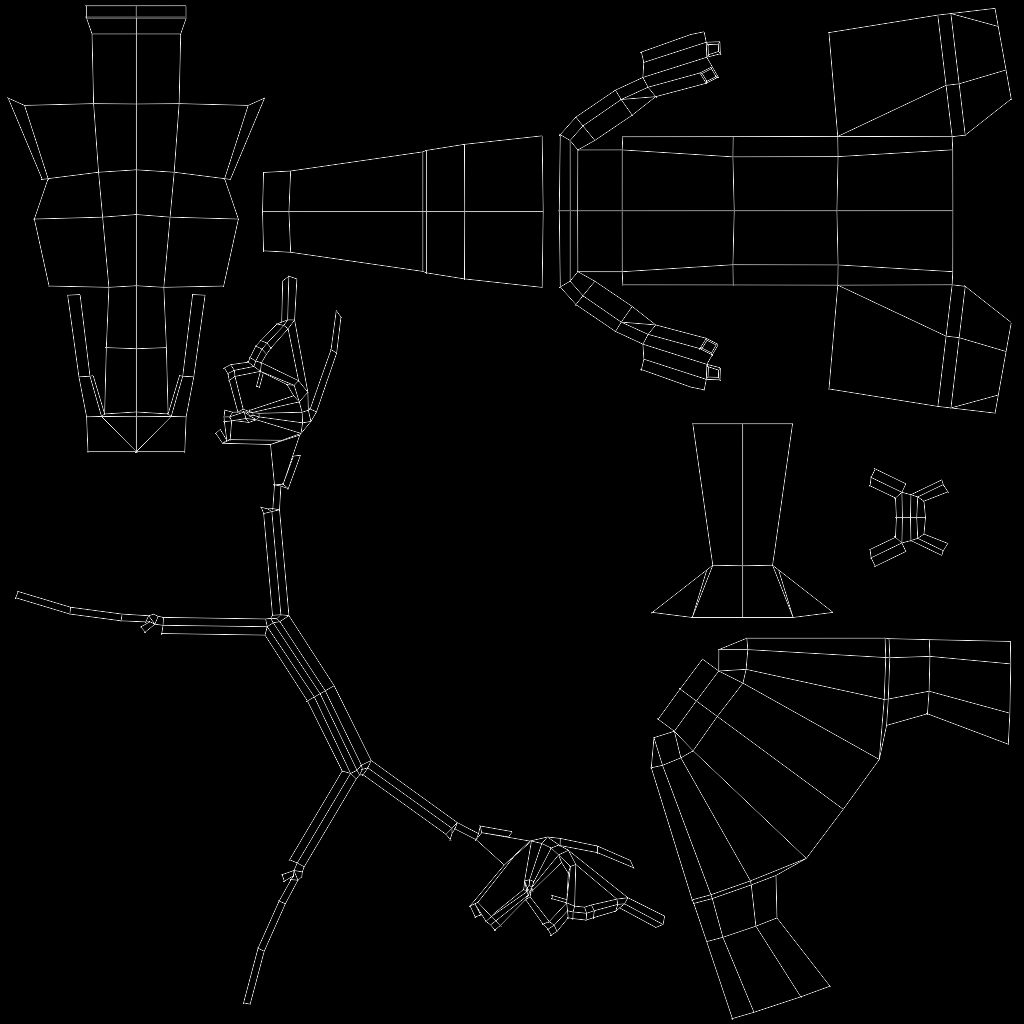
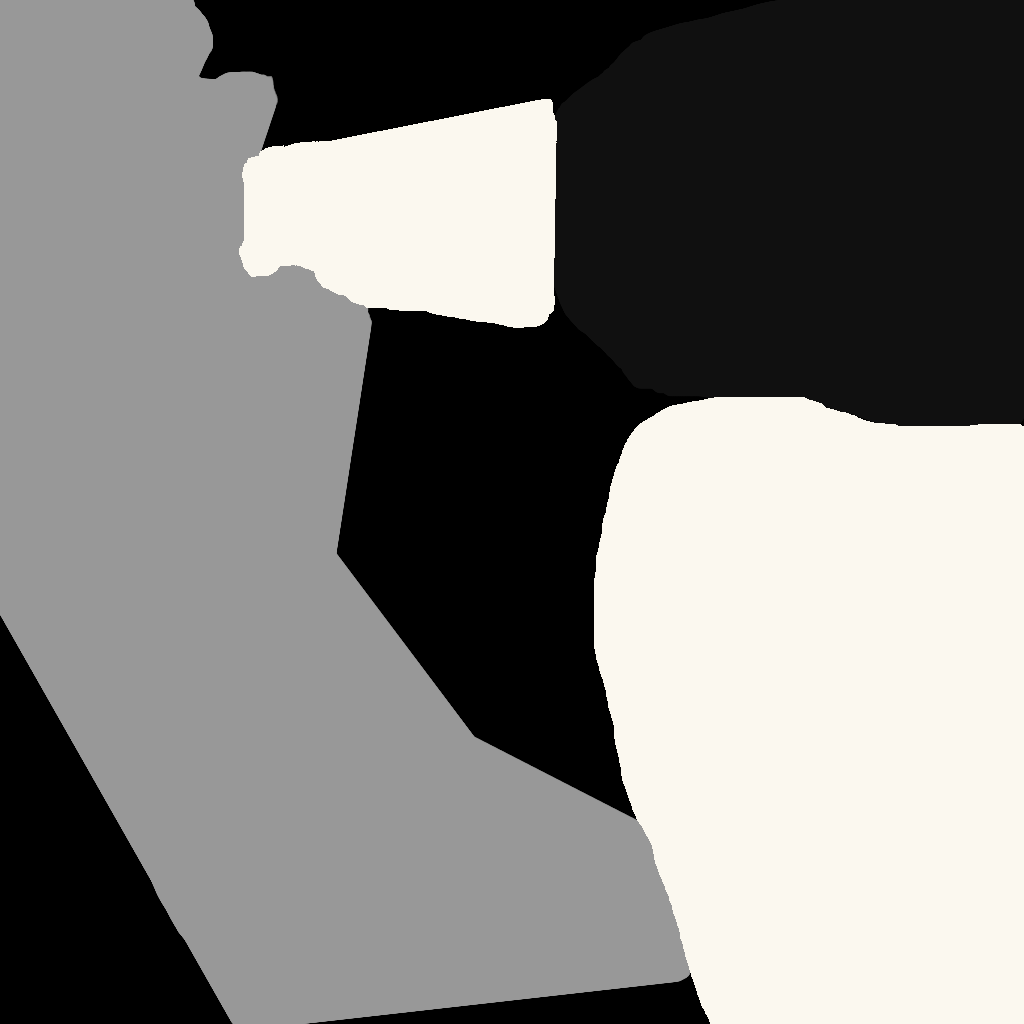
Layers edited between the first and the second 1024 x 1024 image:
hid "Layer 1" over box(7, 5, 1012, 1020)
added layer "White" above "Layer 4" over box(239, 99, 1024, 1024)
added layer "Layer 4" above "Layer 5" over box(0, 0, 698, 1024)
added layer "Layer 5" above "Layer 2" over box(548, 0, 1024, 437)